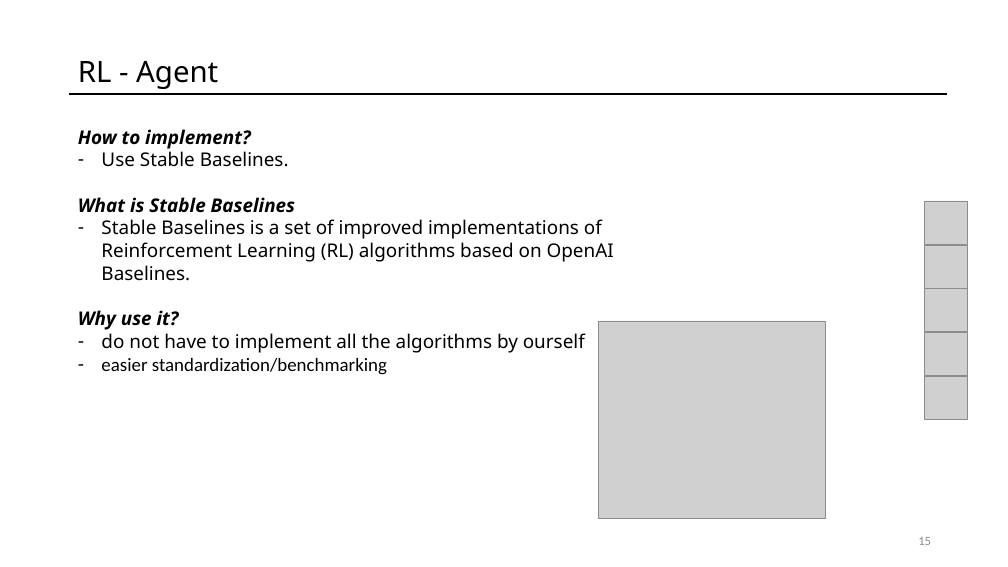
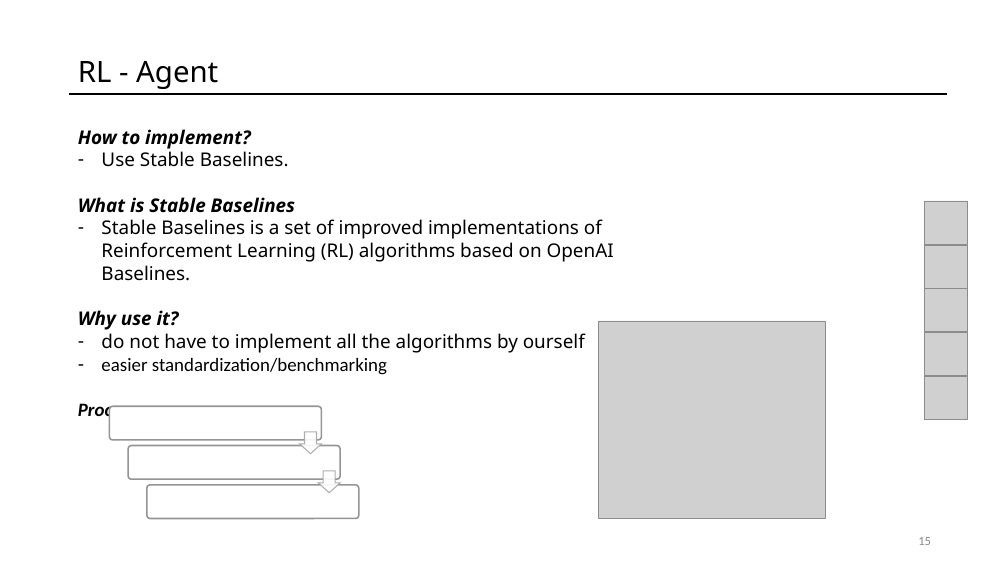
Before and after one commit to fpedd/ees-pees, a slide deck: slide 15 of orga/milestone_presentations/MP2.pptx. Drawn at 1008x567 pixels with LibreOffice and Linux fonts; fonts in the diff are those of the drawing; grey boxes stand for pictures. Boxes give left, top, right and bottom in pixels: in the first picture for what was removed or moved away, otherwise in the second. Text is boxed around its words. In the diff, an @@ line names an element or a change of style, - is before the commit and + after.

```diff
--- a/orga/milestone_presentations/MP2.pptx
+++ b/orga/milestone_presentations/MP2.pptx
@@ text at [78, 403, 136, 421]: paragraph added @@
+Process
@@ group added at [110, 406, 358, 519]: 3 rounded rectangles, 2 down arrows @@
```
